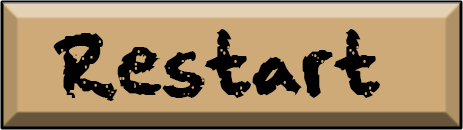
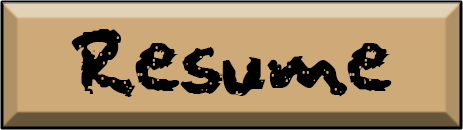
Layer changes from the first 463×130 image to the second:
renamed "Restart" to "Resume", painted on it over [53, 29, 392, 101]
